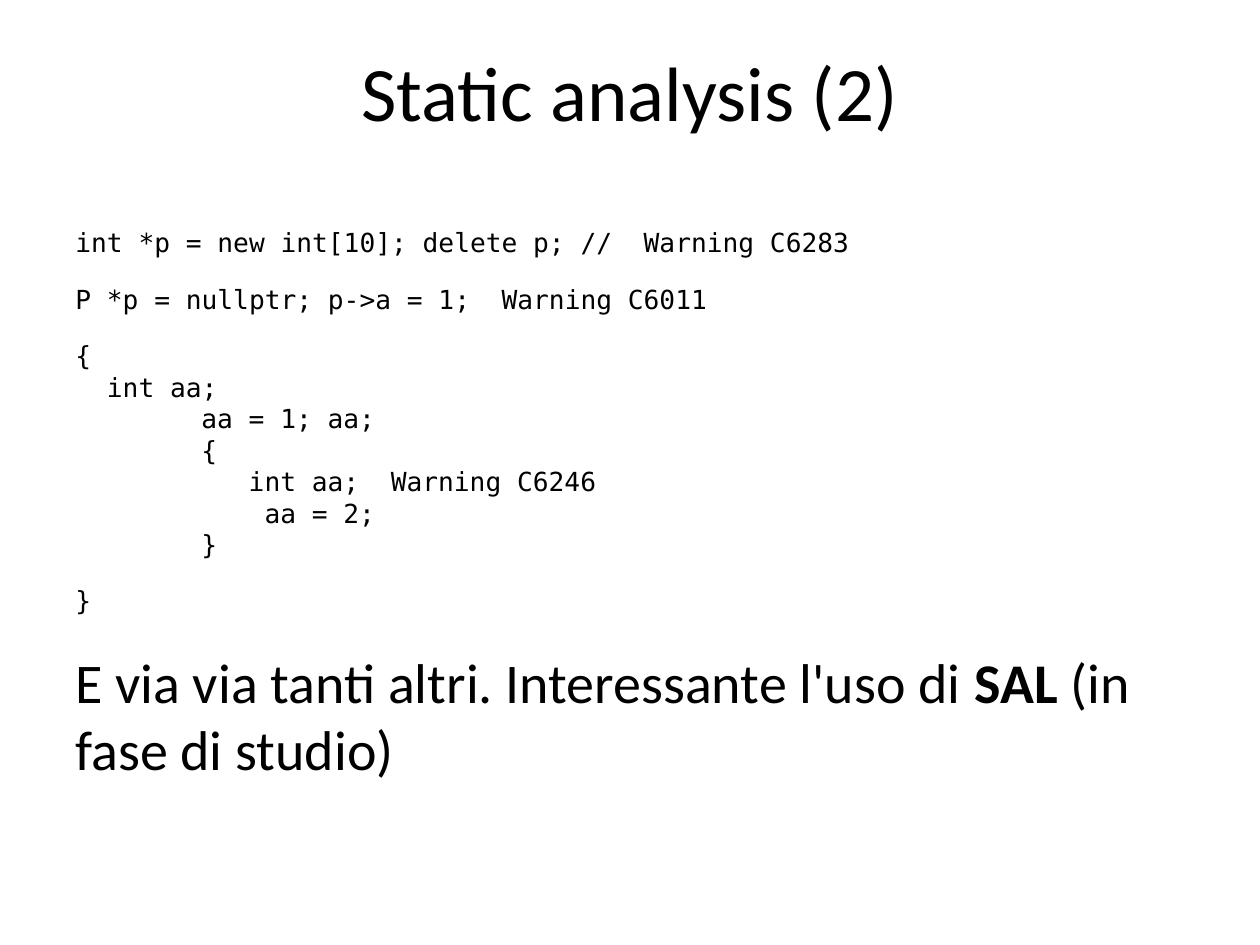
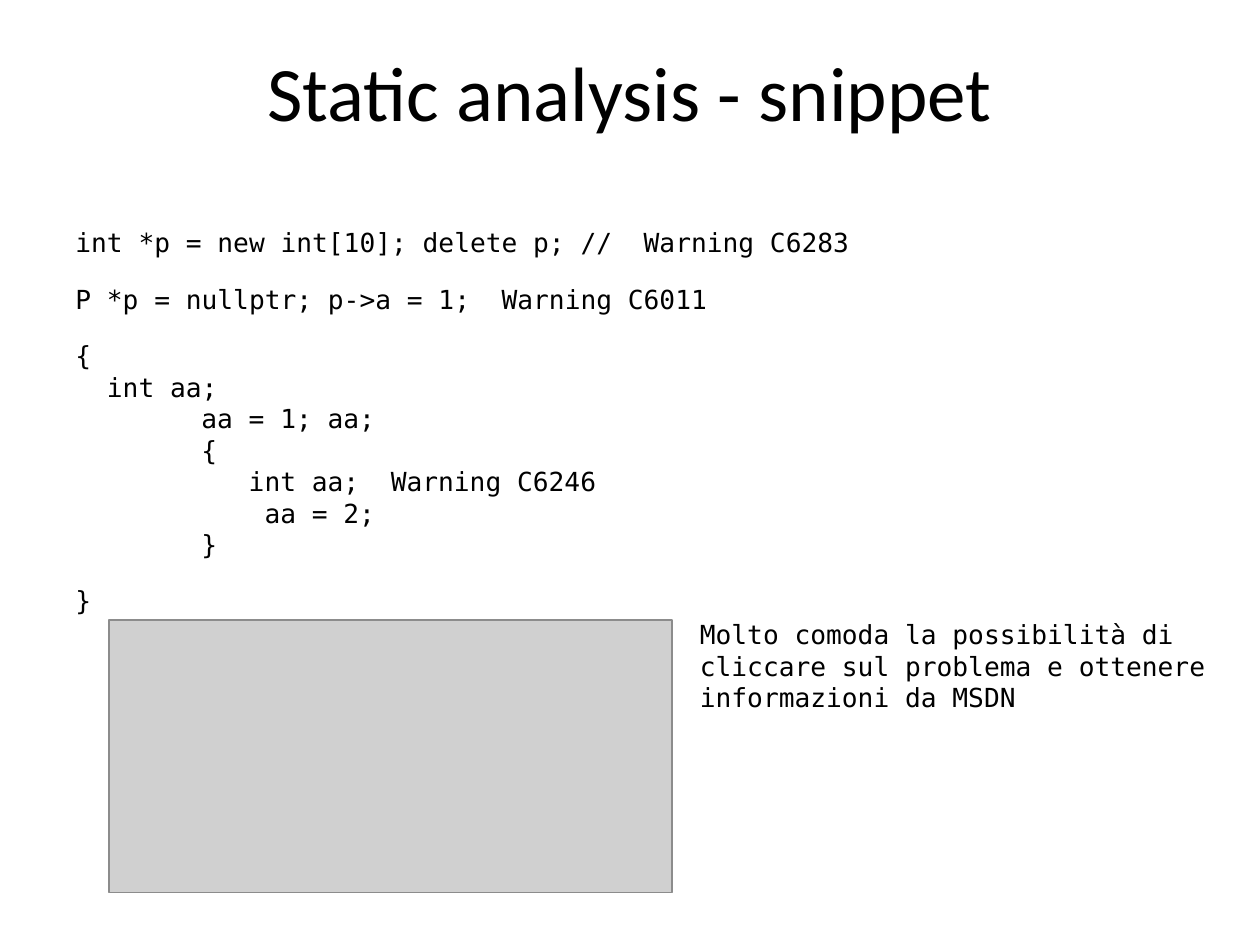
Before and after one commit to guidop/CDays14, a slide deck: slide 13 of CDays14.odp (slide 12 before the commit). Drawn at 1260x945 pixels with LibreOffice and Linux fonts; fonts in the diff are those of the drawing; grey boxes stand for pictures. Boxes give left, top, right and bottom in pixels: in the first picture for what was removed or moved away, otherwise in the second. Text is boxed around its words. In the diff, an @@ line names an element or a change of style, - is before the commit and + after.

```diff
--- a/CDays14.odp
+++ b/CDays14.odp
@@ title at [267,67,992,134]: text changed @@
-Static analysis (2)
+Static analysis - snippet
@@ picture added at [110,620,673,893] @@
@@ text added at [700,623,1205,708], 15 pt, text #000000 @@
+Molto comoda la possibilità di cliccare sul problema e ottenere informazioni da MSDN
@@ text at [75,662,1130,778]: text changed; size 32 to 15 pt; font Calibri to DejaVu Sans Mono @@
-}
-E via via tanti altri. Interessante l'uso di SAL (in fase di studio)
+}
```
Also in this commit, not shown: 4 other slides changed, 12 slides added, 27 slides removed, 10 other files.
